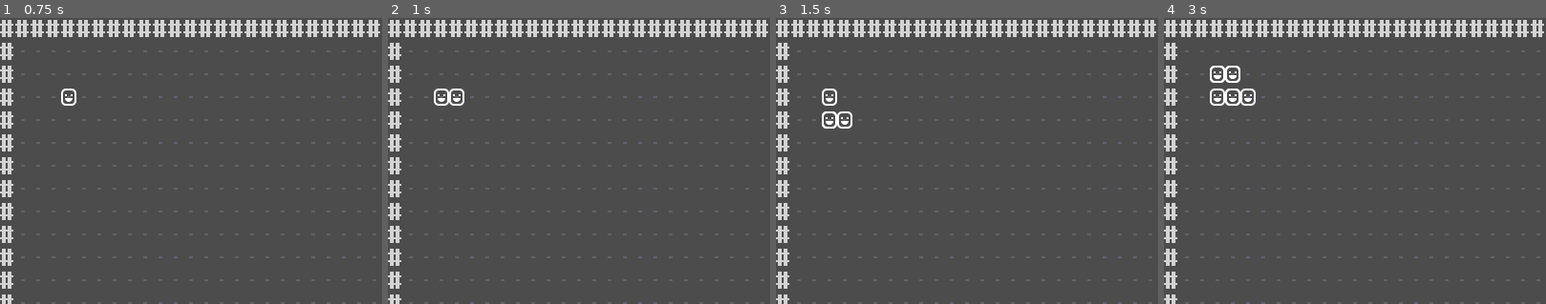
Above: before the commit, frames 1-4 (left to right).
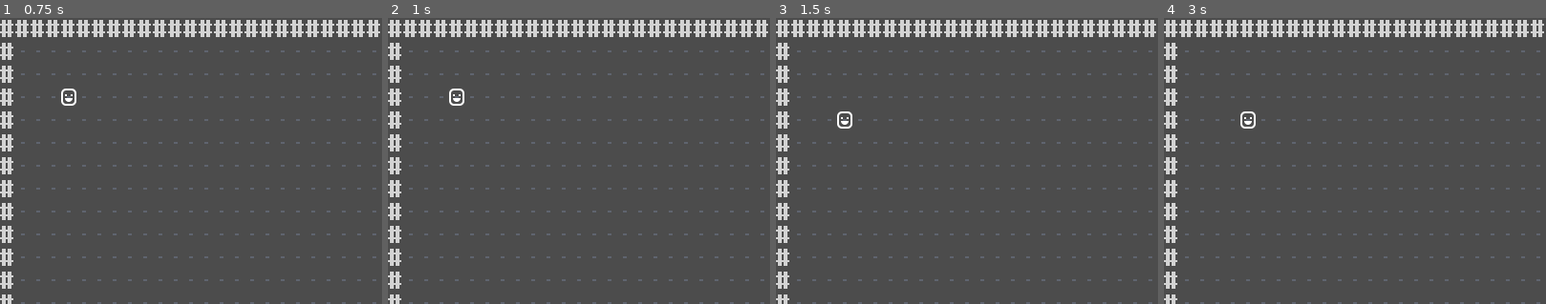
Above: after the commit, the same moments.

Repository: Zedalgo/GodotRogueSD
Game: Godot game, scene res://scene/main/MainScene.tscn
Two runs of this game, one before a commit and one after it. Both use one fixed random seed, a clock stepped at 60 frames per second and the inputs below.
Inputs (mouse positions are % of the whole screen's width and height, from its top left):
- Up to frame 1 (0.75 s): tap Space (start_game) at 0.5 s; move the mouse to (72, 45) at 0.52 s; press the mouse at (72, 45) at 0.53 s; hold Right (move_right) from 0.53 s (still down)
- Up to frame 2 (1 s): keep holding Right (move_right); tap Space (start_game) at 0.8 s
- Up to frame 3 (1.5 s): tap Space (start_game) at 1.25, 1.35 s; move the mouse to (30, 55) at 1.27 s; release Right (move_right) at 1.28 s; release the mouse at (30, 55) at 1.28 s; hold Down (move_down) from 1.28 s (still down)
- Up to frame 4 (3 s): click (30, 55) at 1.55 s; tap Space (start_game) at 2, 2.3, 2.75, 2.85 s; move the mouse to (60, 28) at 2.02 s; release Down (move_down) at 2.03 s; press the mouse at (60, 28) at 2.03 s; hold Right (move_right) 2.03-2.78 s; move the mouse to (45, 70) at 2.77 s; release the mouse at (45, 70) at 2.78 s; hold Up (move_up) from 2.78 s (still down)
The pictures show only the part of the screen within x 0-50%, y 0-50%; the shares and areas given below are measured in that part.

Frame 1 is identical in both runs. In frame 2, 0.1% of the frame differs, in the area x 12-16%, y 24-31%; in frame 3, 0.3%; in frame 4, 0.8%, in the area x 12-24%, y 16-39%.
Error after the commit: Invalid get index '3' (on base: 'Array'). (res://MainScene.gd:76)

Commit message:
working on reworking playermovement and trymove function

Diff:
--- a/MainScene.gd
+++ b/MainScene.gd
@@ -7,59 +7,57 @@
 var _new_GetCoord = preload("res://library/GetCoord.gd").new()
 
 var player:Sprite
+var wall:Sprite
 
-
-var map_walkable:Array
-
+var map:Array = []
 
 var map_generated:bool = false
+
+var tile_width:int = 16
+var tile_height:int = 24
+
 
 # Theoretically runs when the main scene happens for the first time
 func _ready():
 	randomize()
 
-# Handles player inputs
+# Handles non-movement player inputs
 func _unhandled_input(Input):
-	if Input.is_action_pressed("start_game"):
+	if Input.is_action_pressed("start_game") && map_generated == false:
 		$SpaceToGenMap.visible = false
 		map_generated = true
-		print("generating map...")
+		print("Generating map...")
 		generate_map()
-		print("map generated")
-	if Input.is_action_pressed("select"):
-		get_clicked_grid_tile()
-#	if Input.is_action_pressed("move_down"):
-#		print("move down")
-#	if Input.is_action_pressed("move_up"):
-#		print("move up")
-#	if Input.is_action_pressed("move_right"):
-#		print("move right")
-#	if Input.is_action_pressed("move_left"):
-#		 player_move(-1, 0)
-
-
-func player_move(dx, dy):
-	player.x += dx
-	player.y += dy
-	return player
+		print("Map generated.")
+	if map_generated == true:
+		if Input.is_action_pressed("select"):
+			get_clicked_grid_tile()
+		if Input.is_action_pressed("debug_key"):
+			print(_new_GetCoord.vector_to_index(player.position.x, player.position.y))
+		if Input.is_action_pressed("move_up"):
+			try_move(0, -1)
 
 
 # Currently generates a static map
 func generate_map():
-	for i in range(1,32):
-		for j in range(1,16):
-			var _floor = _floor_scene.instance()
-			var location:Vector2 = _new_GetCoord.index_to_vector(i, j)
-			_floor.position = location
-			get_parent().add_child(_floor)
 	for i in range(33):
+		map.append([])
 		for j in range(17):
 			var _wall = _wall_scene.instance()
 			var x:int = i * 16 + 8
 			var y:int = j * 24 + 12
 			if (j == 0 || j == 16) || (i == 0 || i == 32):
+
 				_wall.position = Vector2(x, y)
 				get_parent().add_child(_wall)
+				map[i].append([_wall])
+			else:
+				var _floor = _floor_scene.instance()
+				var location:Vector2 = _new_GetCoord.index_to_vector(i, j)
+				_floor.position = location
+				get_parent().add_child(_floor)
+				#map[i][j].append(_floor)
+
 	player = _player_scene.instance()
 	player.position = _new_GetCoord.index_to_vector(3, 3)
 	get_parent().add_child(player)
@@ -70,3 +68,13 @@
 	var index_loc = _new_GetCoord.vector_to_index(click_loc.x, click_loc.y)
 	print(index_loc)
 	return Vector2(index_loc)
+
+func try_move(dx, dy):
+	var try_vec_x = player.position.x + (dx * tile_width)
+	var try_vec_y = player.position.y + (dy * tile_height)
+	var try_index:Vector2 = _new_GetCoord.vector_to_index(try_vec_x, try_vec_y)
+	if map[try_index.x][try_index.y] == wall:
+		print("That's a wall")
+	else:
+		player.position.x = try_vec_x
+		player.position.y = try_vec_y
--- a/project.godot
+++ b/project.godot
@@ -54,6 +54,11 @@
 "events": [ Object(InputEventKey,"resource_local_to_scene":false,"resource_name":"","device":0,"alt":false,"shift":false,"control":false,"meta":false,"command":false,"pressed":false,"scancode":0,"physical_scancode":16777233,"unicode":0,"echo":false,"script":null)
  ]
 }
+debug_key={
+"deadzone": 0.5,
+"events": [ Object(InputEventKey,"resource_local_to_scene":false,"resource_name":"","device":0,"alt":false,"shift":false,"control":false,"meta":false,"command":false,"pressed":false,"scancode":0,"physical_scancode":39,"unicode":0,"echo":false,"script":null)
+ ]
+}
 
 [rendering]
 
--- a/sprite/Player.gd
+++ b/sprite/Player.gd
@@ -8,8 +8,8 @@
 func _unhandled_input(Input):
 	if Input.is_action_pressed("move_down"):
 		try_move(0, 1)
-	if Input.is_action_pressed("move_up"):
-		try_move(0, -1)
+#	if Input.is_action_pressed("move_up"):
+#		try_move(0, -1)
 	if Input.is_action_pressed("move_right"):
 		try_move(1, 0)
 	if Input.is_action_pressed("move_left"):
